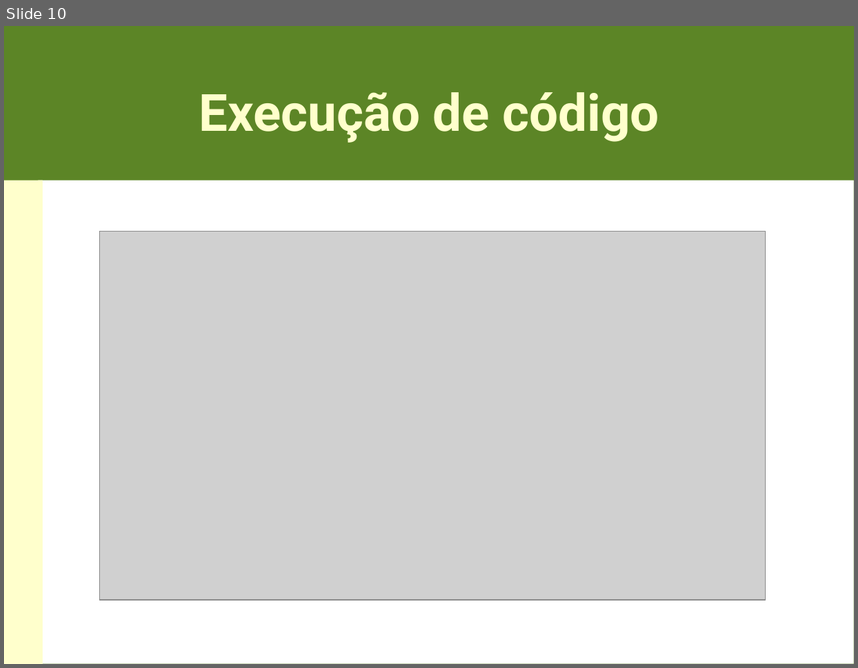
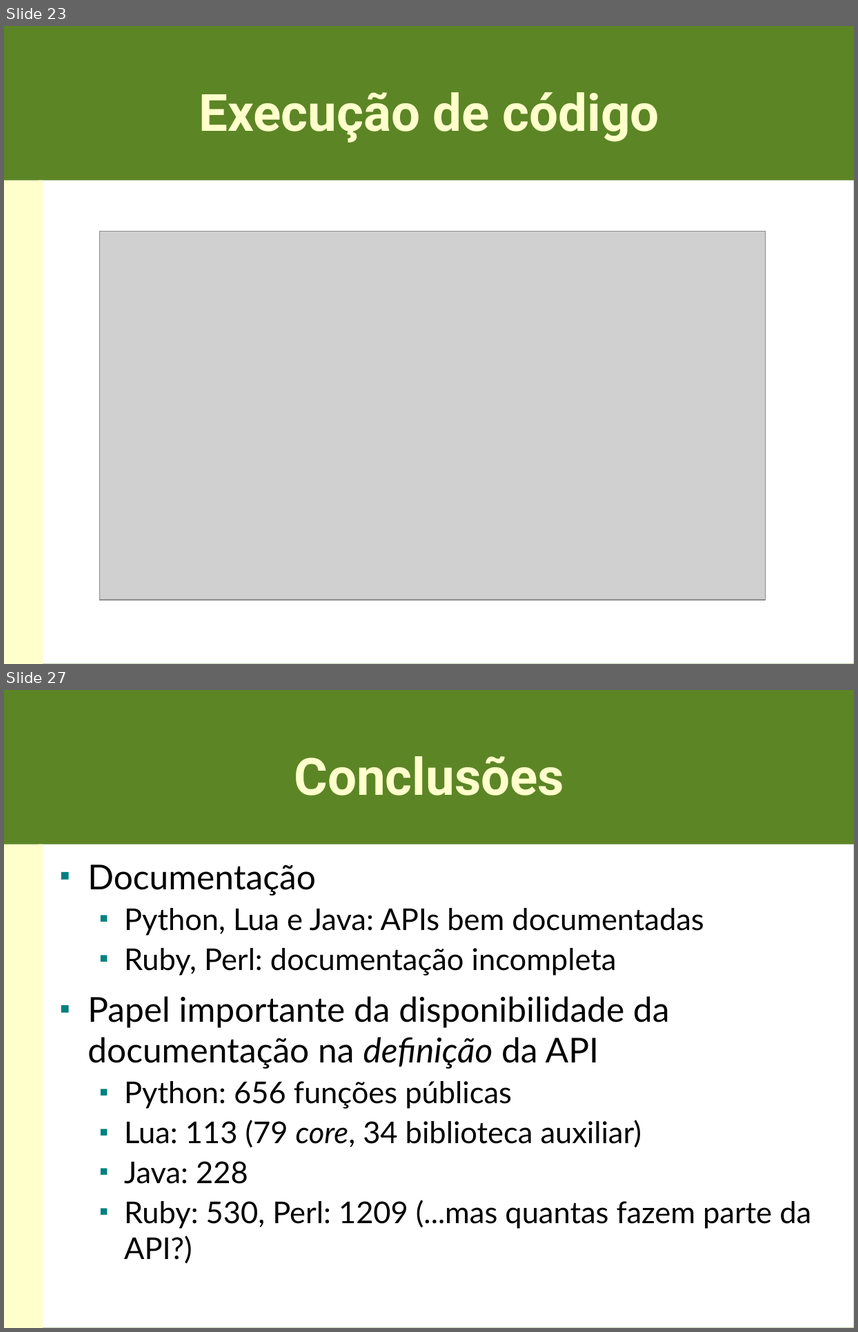
Before and after one commit to hishamhm/libscript, a slide deck: doc/apresentacao.odp. Shown one above the other, each under a label of ours: slide 10 before the commit, slides 23 and 27 after it; the slides between them are not shown. The pictures are 858x668 and 858x1332 pixels, drawn with LibreOffice and Linux fonts; fonts in the diff are those of the drawing; grey boxes stand for pictures. Boxes give left, top, right and bottom in pixels: in the first picture for what was removed or moved away, otherwise in the second. Text is boxed around its words. In the diff, an @@ line names an element or a change of style, - is before the commit and + after.

```diff
--- a/doc/apresentacao.odp
+++ b/doc/apresentacao.odp
@@ slide 27 added at [4,690,854,1328], background #5C8526; not listed: 2 template elements that a slide beside it also shows @@
@@ title added at [294,756,564,796], 48 pt, text #FFFFCC, bold @@
+Conclusões
@@ text added at [87,865,811,1263], 28 pt, text #000000 @@
+■ Documentação
+  ■ Python, Lua e Java: APIs bem documentadas
+  ■ Ruby, Perl: documentação incompleta
+■ Papel importante da disponibilidade da documentação na definição da API
+  ■ Python: 656 funções públicas
+  ■ Lua: 113 (79 core, 34 biblioteca auxiliar)
+  ■ Java: 228
+  ■ Ruby: 530, Perl: 1209 (...mas quantas fazem parte da API?)
@@ what was slide 10 is now slide 23 @@
```
Also in this commit, not shown: 6 slides changed, 21 other slides added, 2 slides removed, 1 other file.
